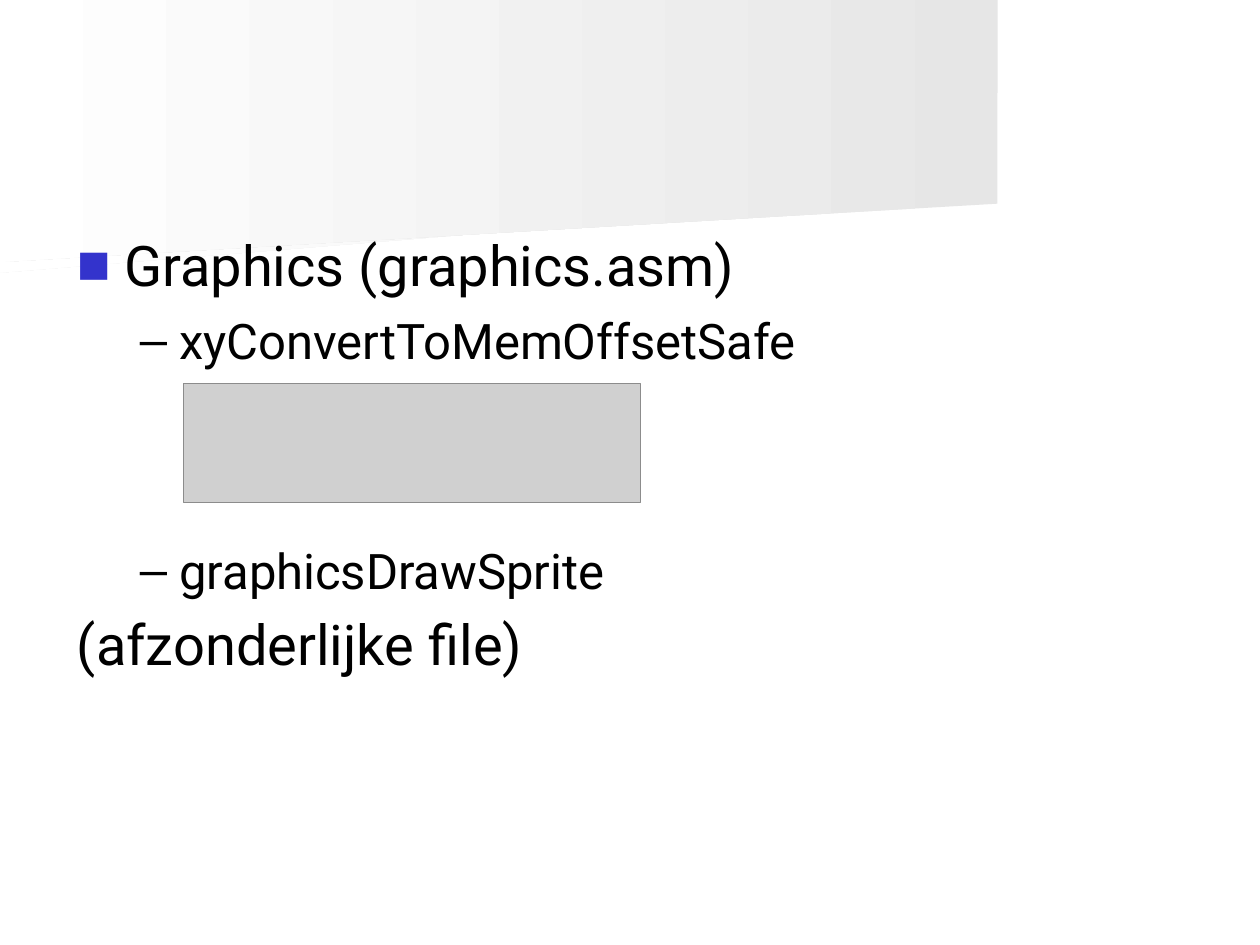
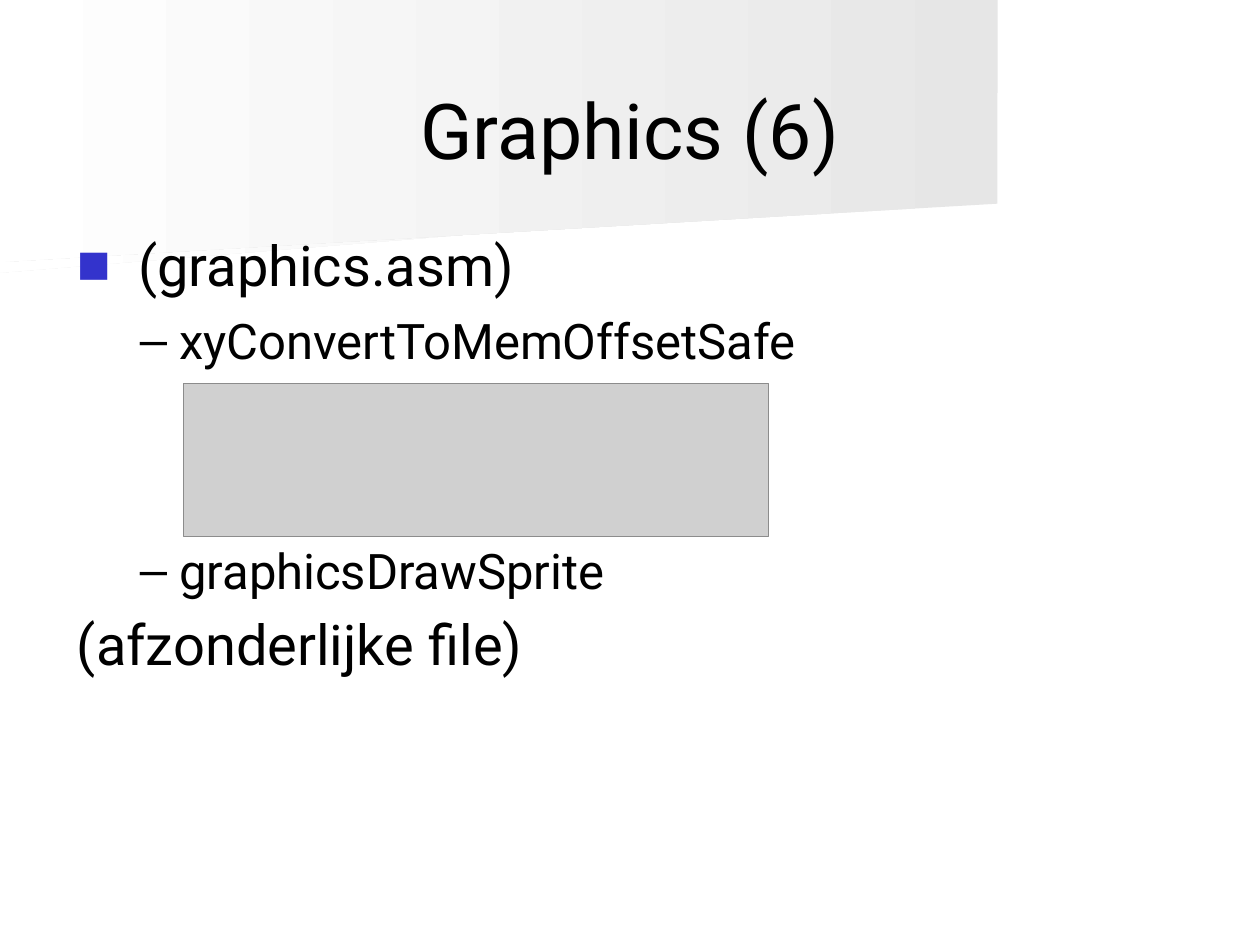
Before and after one commit to angryzor/space_invaders_8086, a slide deck: slide 20 of Presentatie.ppt (slide 18 before the commit). Drawn at 1260x945 pixels with LibreOffice and Linux fonts; fonts in the diff are those of the drawing; grey boxes stand for pictures. Boxes give left, top, right and bottom in pixels: in the first picture for what was removed or moved away, otherwise in the second. Text is boxed around its words. In the diff, an @@ line names an element or a change of style, - is before the commit and + after.

```diff
--- a/Presentatie.ppt
+++ b/Presentatie.ppt
@@ title added at box(420, 97, 839, 177), 44 pt, text #000000 @@
+Graphics (6)
@@ text at box(138, 241, 514, 299): text changed @@
-■ Graphics (graphics.asm)
+■ (graphics.asm)
@@ picture: place and size @@
-picture at box(184, 383, 640, 503)
+picture at box(184, 383, 770, 537)
```
Also in this commit, not shown: 27 other slides changed, 4 slides added, 2 slides removed.
